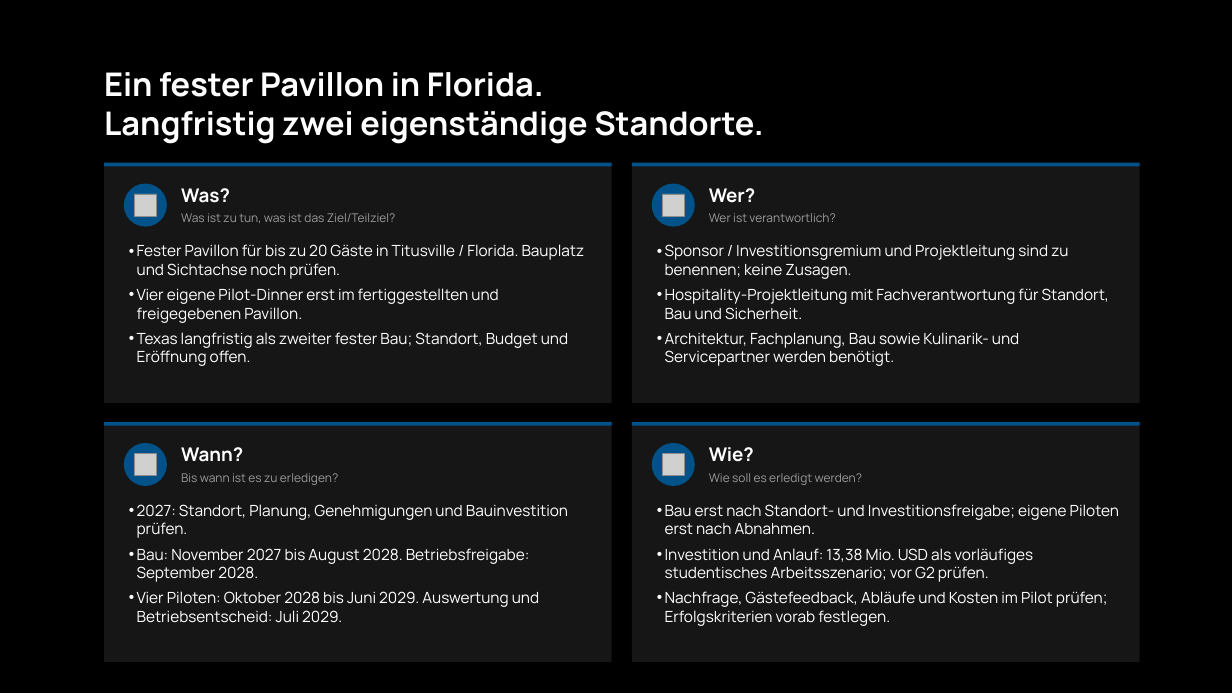
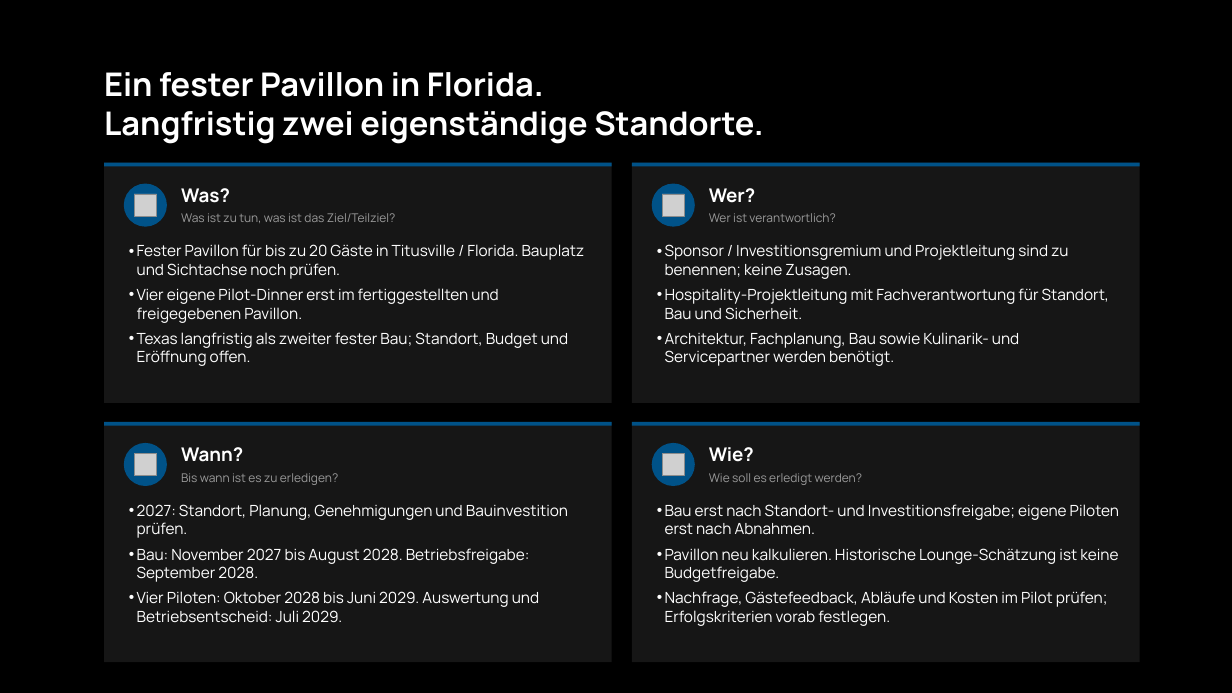
Before and after one commit to Pogoner/InnovationManagement, a slide deck: slide 2 of quellen/step-6-roadmap-fester-pavillon.pptx. Drawn at 1232x693 pixels with LibreOffice and Linux fonts; fonts in the diff are those of the drawing; grey boxes stand for pictures. Boxes give left, top, right and bottom in pixels: in the first picture for what was removed or moved away, otherwise in the second. Text is boxed around its words. In the diff, an @@ line names an element or a change of style, - is before the commit and + after.

```diff
--- a/quellen/step-6-roadmap-fester-pavillon.pptx
+++ b/quellen/step-6-roadmap-fester-pavillon.pptx
@@ text at (665, 548, 1118, 582): text changed @@
-• Investition und Anlauf: 13,38 Mio. USD als vorläufiges studentisches Arbeitsszenario; vor G2 prüfen.
+• Pavillon neu kalkulieren. Historische Lounge-Schätzung ist keine Budgetfreigabe.
```
Also in this commit, not shown: 2 other slides changed, 2 slides removed, 30 other files.
